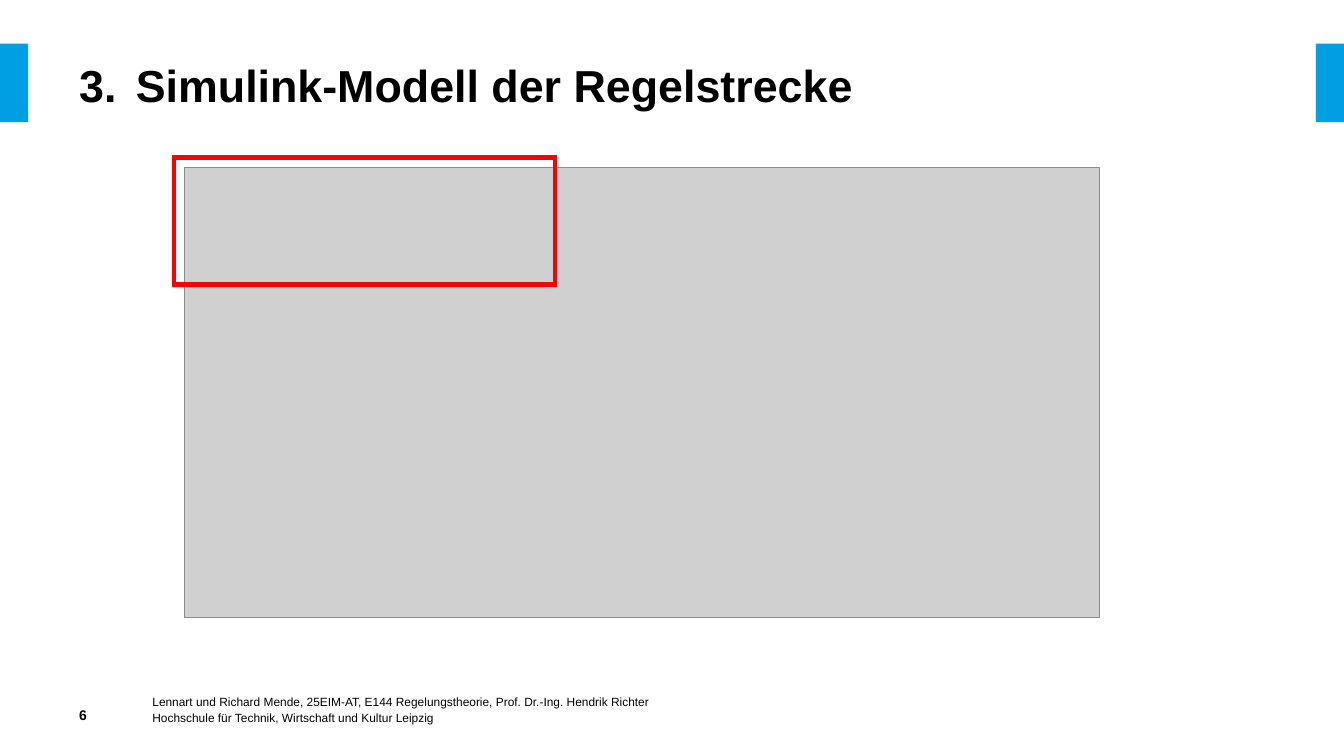
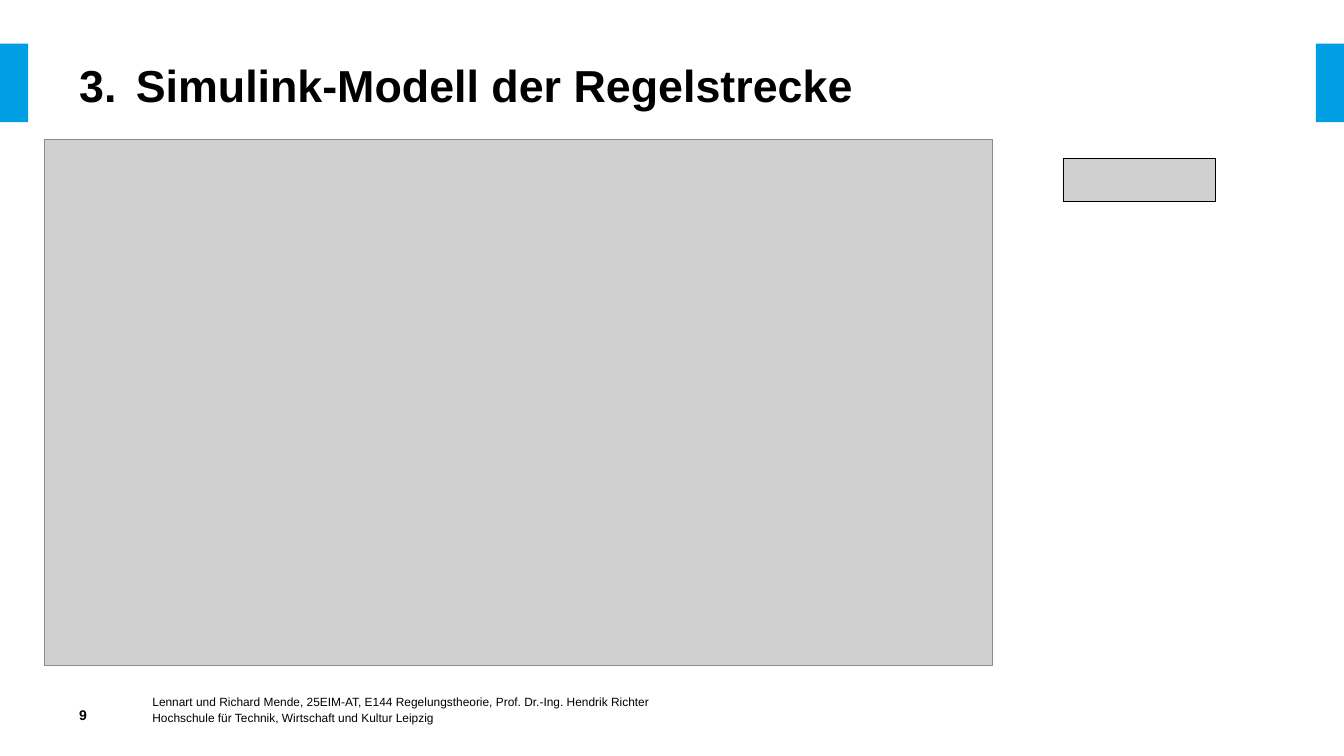
Before and after one commit to LennartMende/ColpittsOscillator, a slide deck: slide 9 of Zwischenpräsentation.pptx (slide 6 before the commit). Drawn at 1344x756 pixels with LibreOffice and Linux fonts; fonts in the diff are those of the drawing; grey boxes stand for pictures; background and template pictures are left out. Boxes give left, top, right and bottom in pixels: in the first picture for what was removed or moved away, otherwise in the second. Text is boxed around its words. In the diff, an @@ line names an element or a change of style, - is before the commit and + after.

```diff
--- a/Zwischenpräsentation.pptx
+++ b/Zwischenpräsentation.pptx
@@ picture: place and size @@
-picture at [185,167,1099,618]
+picture at [44,139,992,665]
@@ rectangle removed at [174,157,556,284] @@
@@ picture added at [1064,158,1216,202] @@
```
Also in this commit, not shown: 6 other slides changed, 2 slides removed.
